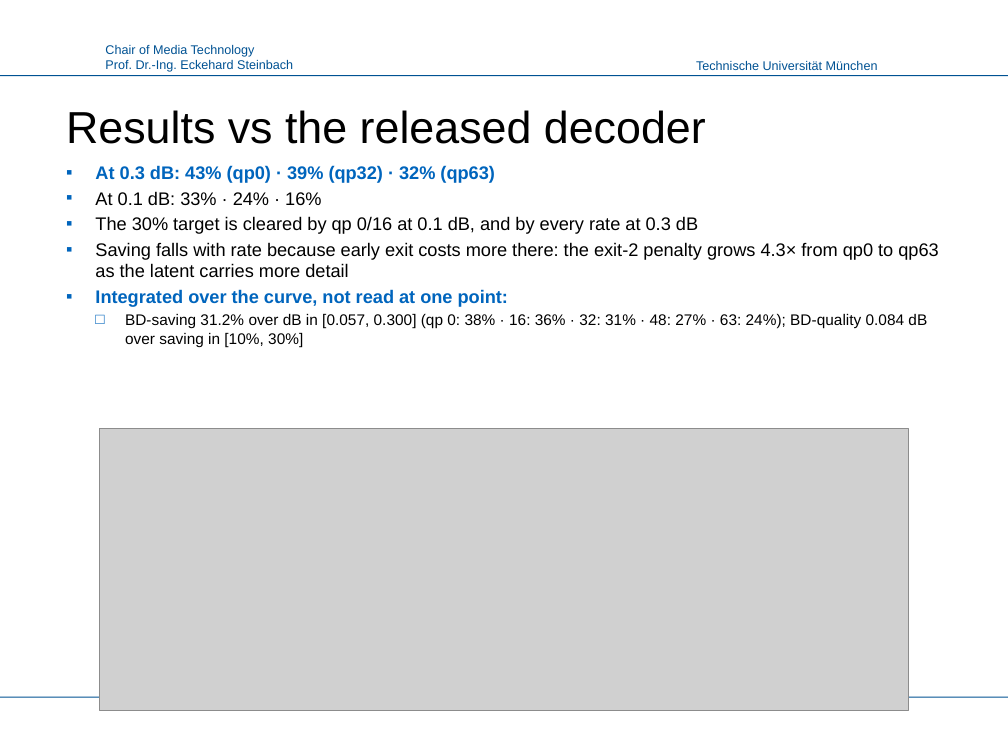
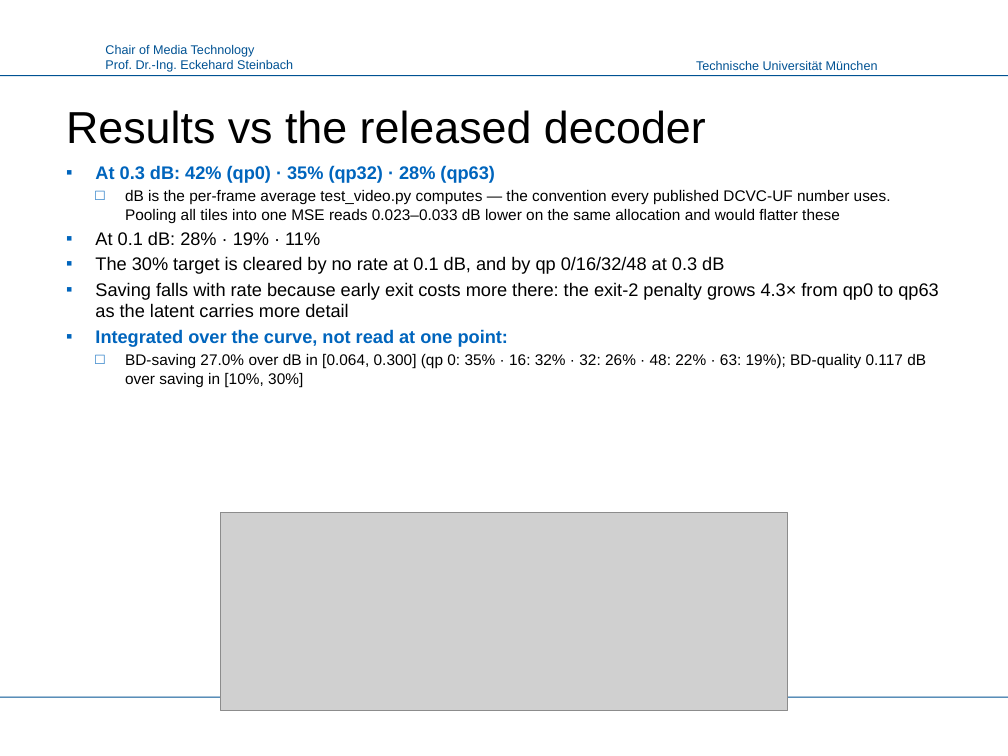
Before and after one commit to canerim/FLEX-FLOP, a slide deck: slide 10 of paper/FLEX-UF_LMT.pptx. Drawn at 1008x756 pixels with LibreOffice and Linux fonts; fonts in the diff are those of the drawing; grey boxes stand for pictures; background and template pictures are left out. Boxes give left, top, right and bottom in pixels: in the first picture for what was removed or moved away, otherwise in the second. Text is boxed around its words. In the diff, an @@ line names an element or a change of style, - is before the commit and + after.

```diff
--- a/paper/FLEX-UF_LMT.pptx
+++ b/paper/FLEX-UF_LMT.pptx
@@ text at (95, 165, 891, 274): text changed; size 13 to 11 pt @@
-▪ At 0.3 dB: 43% (qp0) · 39% (qp32) · 32% (qp63)
-▪ At 0.1 dB: 33% · 24% · 16%
-▪ The 30% target is cleared by qp 0/16 at 0.1 dB, and by every rate at 0.3 dB
+▪ At 0.3 dB: 42% (qp0) · 35% (qp32) · 28% (qp63)
+  □ dB is the per-frame average test_video.py computes — the convention every published DCVC-UF number uses. Pooling all tiles into one MSE reads 0.023–0.033 dB lower on the same allocation and would flatter these
+▪ At 0.1 dB: 28% · 19% · 11%
+▪ The 30% target is cleared by no rate at 0.1 dB, and by qp 0/16/32/48 at 0.3 dB
@@ text at (125, 354, 926, 387): text changed @@
-  □ BD-saving 31.2% over dB in [0.057, 0.300] (qp 0: 38% · 16: 36% · 32: 31% · 48: 27% · 63: 24%); BD-quality 0.084 dB over saving in [10%, 30%]
+  □ BD-saving 27.0% over dB in [0.064, 0.300] (qp 0: 35% · 16: 32% · 32: 26% · 48: 22% · 63: 19%); BD-quality 0.117 dB over saving in [10%, 30%]
@@ picture: place and size @@
-picture at (100, 428, 908, 711)
+picture at (220, 513, 787, 711)
```
Also in this commit, not shown: 7 other files.
